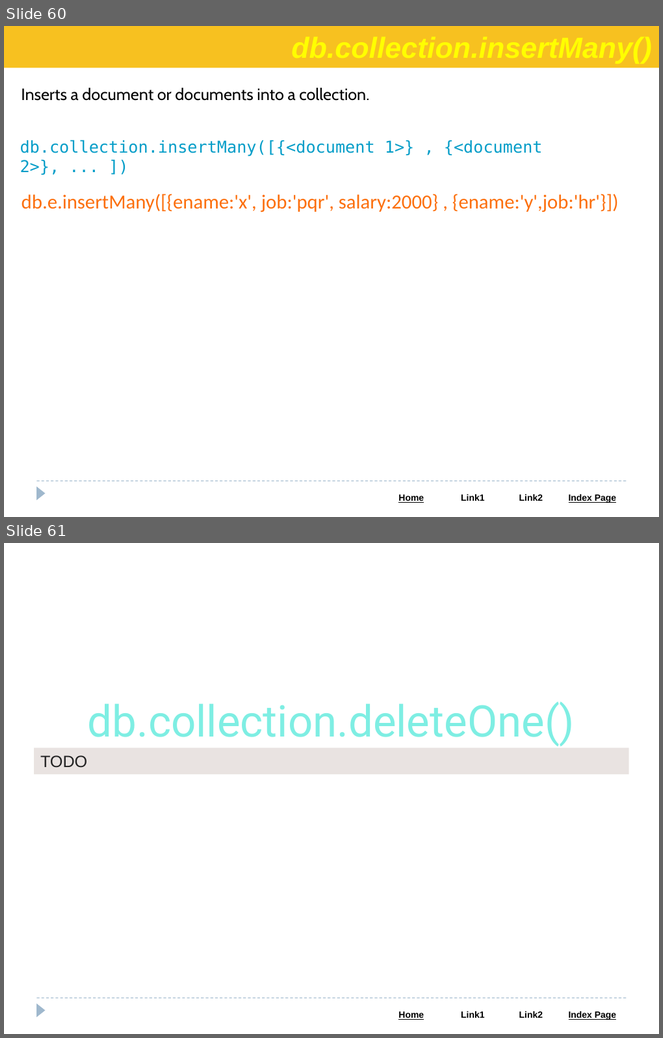
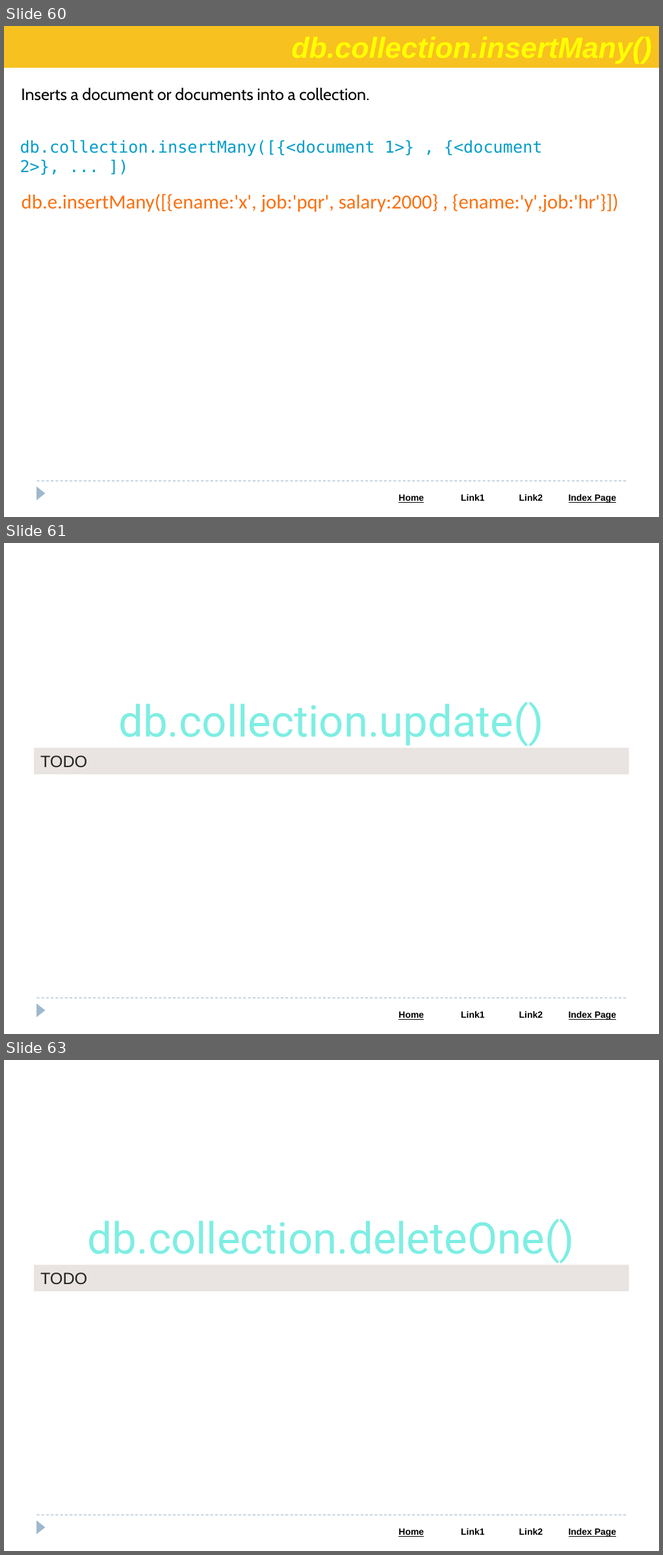
Before and after one commit to Saleel-Bagde/PPT-s, a slide deck: MongoDB PPT.pptx. Shown one above the other, each under a label of ours: slides 60 and 61 before the commit, slides 60, 61 and 63 after it; the slides between them are not shown. The pictures are 663x1038 and 663x1555 pixels, drawn with LibreOffice and Linux fonts; fonts in the diff are those of the drawing. Boxes give left, top, right and bottom in pixels: in the first picture for what was removed or moved away, otherwise in the second. Text is boxed around its words. In the diff, an @@ line names an element or a change of style, - is before the commit and + after.

```diff
--- a/MongoDB PPT.pptx
+++ b/MongoDB PPT.pptx
@@ slide 61 added at [4,543,659,1034], background #FFFFFF; not listed: 3 template elements that a slide beside it also shows @@
@@ text added at [118,702,544,746], 48 pt, text #7EEEE3 @@
+db.collection.update()
@@ rectangle added at [34,748,629,774], fill #E9E3E1, 18 pt, text #222222 @@
+TODO
@@ what was slide 61 is now slide 63 @@
```
Also in this commit, not shown: 1 other slide added.
